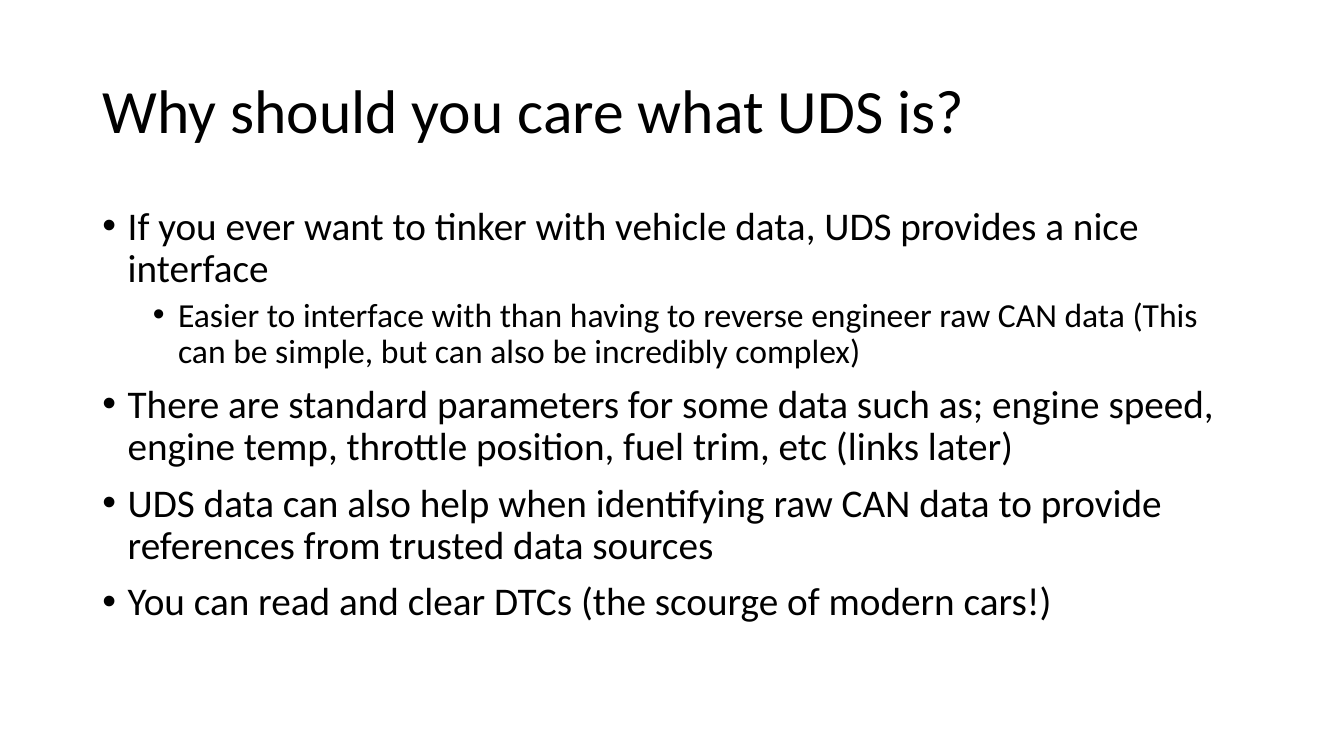
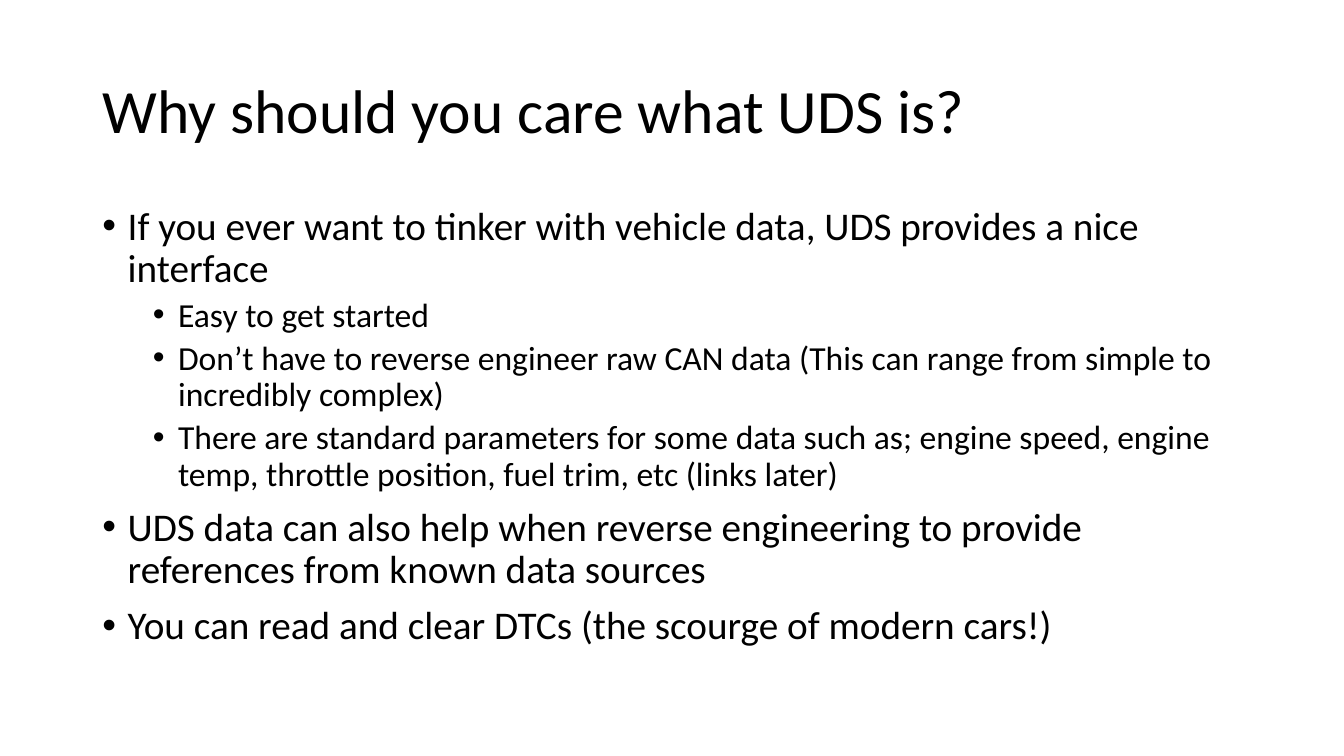
Before and after one commit to richClubb/python-uds, a slide deck: slide 4 of docs/presentations/PythonUDS.pptx. Drawn at 1344x756 pixels with LibreOffice and Linux fonts; fonts in the diff are those of the drawing. Boxes give left, top, right and bottom in pixels: in the first picture for what was removed or moved away, otherwise in the second. Text is boxed around its words. In the diff, an @@ line names an element or a change of style, - is before the commit and + after.

```diff
--- a/docs/presentations/PythonUDS.pptx
+++ b/docs/presentations/PythonUDS.pptx
@@ text at (178,303,1211,412): text changed @@
-  • Easier to interface with than having to reverse engineer raw CAN data (This can be simple, but can also be incredibly complex)
+  • Easy to get started
+  • Don’t have to reverse engineer raw CAN data (This can range from simple to incredibly complex)
@@ text at (178,425,1209,492): size 28 to 24 pt in "There are standard parameters for some data ..."; list level 1 to 2 in "There are standard parameters for ..." @@
@@ text at (128,513,1082,584): text changed @@
-• UDS data can also help when identifying raw CAN data to provide references from trusted data sources
+• UDS data can also help when reverse engineering to provide references from known data sources
```
Also in this commit, not shown: 4 other slides changed, 1 slide added.
